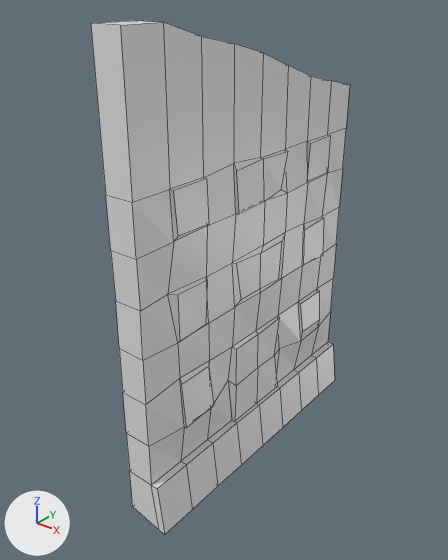
What one commit did to the Blender file Assets/Environment/CastleDoor.blend.
Before and after are seen from a 50 mm lens placed at (4.28, -5.8, 3.6), pointed at (-0.13, -0.28, 0.18). The lights are fixed; the arrows at lower left show +X, +Y and +Z. Mesh edges are drawn as thin lines.
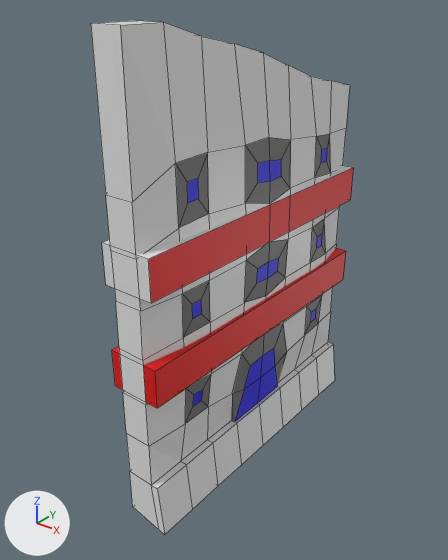
Commit message: Updated Doors

What differs and where, as boxes (x1, y1, x2, y2) in the pictures (448 x 560 px):
'Cube', reshaped: before (91, 21, 350, 534); after (91, 21, 354, 534)
part 1 of me_cube, added (red): after (112, 248, 346, 408)
part 2 of me_cube, built on: before (132, 24, 345, 448); after (102, 24, 354, 448)
part 3 of me_cube, recoloured: before (174, 135, 331, 427); after (187, 148, 327, 421)
part 4 of me_cube, recoloured: before (168, 135, 330, 428); after (175, 134, 331, 423)

The change, as a list of edits to the scene's bpy script:
```text
Add mat_material_004:
    mat_material_004 = principled_material('Material.004')
    mat_material_004.base_color = (0.8, 0.8, 0.8)  # white #e7e7e7
Add mat_material_002:
    mat_material_002 = principled_material('Material.002')
    mat_material_002.base_color = (0.168, 0.168, 0.168)  # grey #727272
Add mat_material_005:
    mat_material_005 = principled_material('Material.005')
    mat_material_005.base_color = (0.8, 0.0, 0.000817)  # red #e70003
Add mat_material_001:
    mat_material_001 = principled_material('Material.001')
    mat_material_001.base_color = (0.0137, 0.00712, 0.8)  # blue #1f14e7
Change me_cube:
    used by ob_cube; location = (0.0, 0.0, 0.0); scale = (0.182, 2.03, 2.31)
    remove me_cube.from_pydata(...)  # 224 vertices, 222 faces; spans x -1.25..2.0, y -1.0..1.0, z -1.04..1.41
    add me_cube.from_pydata(...)  # 240 vertices, 234 faces; spans x -1.68..2.0, y -1.0..1.0, z -1.04..1.41
    me_cube part 1: a new loose piece, a box spanning x -1.66..1.95, y -1.0..1.0, z -0.24..-0.03, in mat_material_005 (red #e70003)
    me_cube part 2
    133 vertices move from x -1.25..1.68, y -0.81..1.0, z -0.75..0.77 to x -1.6..1.89, y -0.77..1.0, z -0.75..0.89
    8 vertices are added at x -1.68..1.94, y -1.0..1.0, z 0.32..0.52
    5 new faces join them, mat_material (white #e7e7e7)
    1 new face joins them, mat_material_005 (red #e70003)
    me_cube part 3: 14 faces spanning x 1.27..1.88, y -0.68..0.67, z -0.75..0.78 switch from mat_material (white #e7e7e7) to mat_material_001 (blue #1f14e7)
    me_cube part 4: 42 faces spanning x 1.0..1.89, y -0.75..0.74, z -0.75..0.88 switch from mat_material (white #e7e7e7) to mat_material_002 (grey #727272)
    add me_cube.materials.append(mat_material_004)  # white #e7e7e7
    add me_cube.materials.append(mat_material_005)  # red #e70003
```
